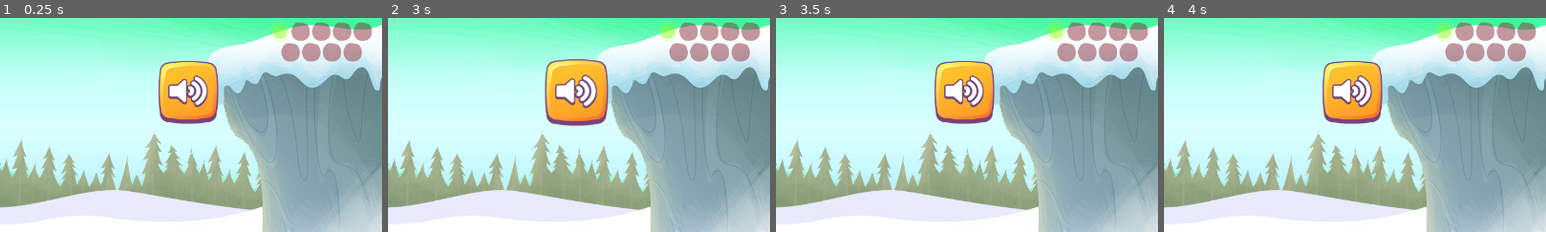
Above: before the commit, frames 1-4 (left to right).
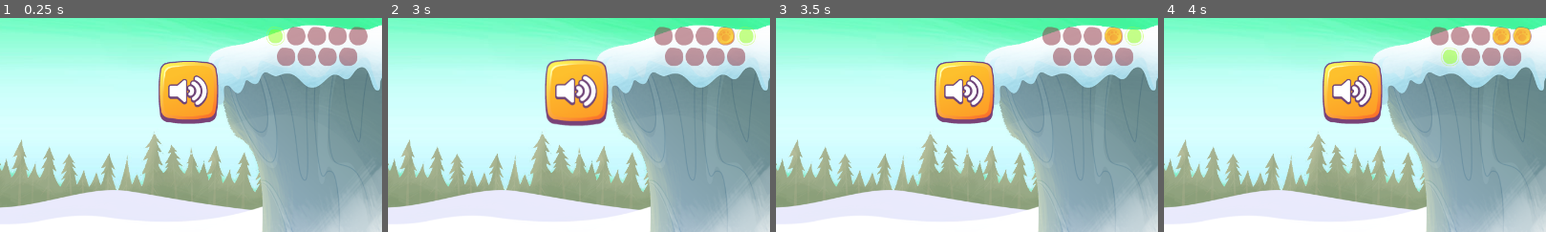
Above: after the commit, the same moments.

Repository: anatolbogun/knock-it-down-godot-port
Game: Godot game, scene res://src/game_states/main_game_state.tscn
Two runs of this game, one before a commit and one after it. Both use one fixed random seed, a clock stepped at 60 frames per second and the inputs below.
Inputs (mouse positions are % of the whole screen's width and height, from its top left):
- Up to frame 1 (0.25 s): no input
- Up to frame 2 (3 s): click (75, 17) at 0.5 s; click (75, 17) at 1.25 s; click (75, 17) at 2 s; click (4, 7) at 2.75 s
- Up to frame 3 (3.5 s): no input
- Up to frame 4 (4 s): tap Enter at 3.5 s; move the mouse to (72, 45) at 3.52 s
The pictures show only the part of the screen within x 50-100%, y 0-50%; the shares and areas given below are measured in that part.

The runs differ from the first frame. In frame 1, 2.6% of the frame differs, in the area x 69-98%, y 2-23%; in frame 2, 3.1%; in frame 3, 3.1%; in frame 4, 3.3%.
Error before the commit: Trying to assign an array of type "Array[Node]" to a variable of type "Array[TextureRect]". (res://src/actors/rounds.gd:35)

Commit message:
update rounds in editor view; Godot 4.2 changes

Diff:
--- a/project.godot
+++ b/project.godot
@@ -12,7 +12,7 @@
 
 config/name="Knock It Down"
 run/main_scene="res://src/game_states/main_game_state.tscn"
-config/features=PackedStringArray("4.1", "GL Compatibility")
+config/features=PackedStringArray("4.2", "GL Compatibility")
 config/icon="res://icon.svg"
 
 [display]
--- a/src/actors/rounds.gd
+++ b/src/actors/rounds.gd
@@ -1,10 +1,16 @@
+@tool # so that we see the rounds in the editor
+
 extends HFlowContainer
 
 signal all_completed(numTotal:int, numPassed: int, numFailed: int)
 signal round_completed(passed: bool)
 
 
-@export var numRounds:int = 10
+@export var numRounds:int = 10 :
+	set(value):
+		numRounds = value
+		reset()
+
 @export_file() var roundTexture:String
 @export_file() var roundCurrentTexture:String
 @export_file() var roundPassTexture:String
@@ -15,13 +21,8 @@
 const STATUS_PASSED:int = 1
 const STATUS_FAILED:int = 2
 
-
 func _enter_tree() -> void:
-	for numRound in numRounds:
-		var _round: = TextureRect.new()
-		_round.set_meta("status", STATUS_INCOMPLETE)
-		_round.texture = load(roundCurrentTexture if numRound == 0 else roundTexture) as Texture2D
-		add_child(_round)
+	reset()
 
 func _all_completed() -> void:
 	print("ALL ROUNDS COMPLETED") # TEMP DEV: remove this
@@ -31,10 +32,20 @@
 		get_children().filter(func (child:Node) -> bool: return child.get_meta("status") == STATUS_FAILED).size(),
 	)
 
+func reset() -> void:
+	for child in get_children():
+		child.queue_free()
+
+	for numRound in numRounds:
+		var _round: = TextureRect.new()
+		_round.set_meta("status", STATUS_INCOMPLETE)
+		_round.texture = load(roundCurrentTexture if numRound == 0 else roundTexture) as Texture2D
+		add_child(_round)
+
 func next_round(passed:bool) -> void:
-	var incompleteRounds:Array[TextureRect] = get_children().filter(
+	var incompleteRounds:Array[Node] = get_children().filter(
 		func (child:Node) -> bool: return child.get_meta("status") == STATUS_INCOMPLETE
-	) as Array[TextureRect]
+	) as Array[Node]
 
 	if (incompleteRounds.is_empty()):
 		return
--- a/src/game_states/main_game_state.tscn
+++ b/src/game_states/main_game_state.tscn
@@ -58,10 +58,10 @@
 anchors_preset = 1
 anchor_left = 1.0
 anchor_right = 1.0
-offset_left = -208.0
-offset_top = 8.0
-offset_right = -8.0
-offset_bottom = 88.0
+offset_left = -216.0
+offset_top = 16.0
+offset_right = -16.0
+offset_bottom = 96.0
 grow_horizontal = 0
 numRounds = 9
 roundCurrentTexture = "res://assets/spritesheets/common.sprites/counter_dot_3.tres"
